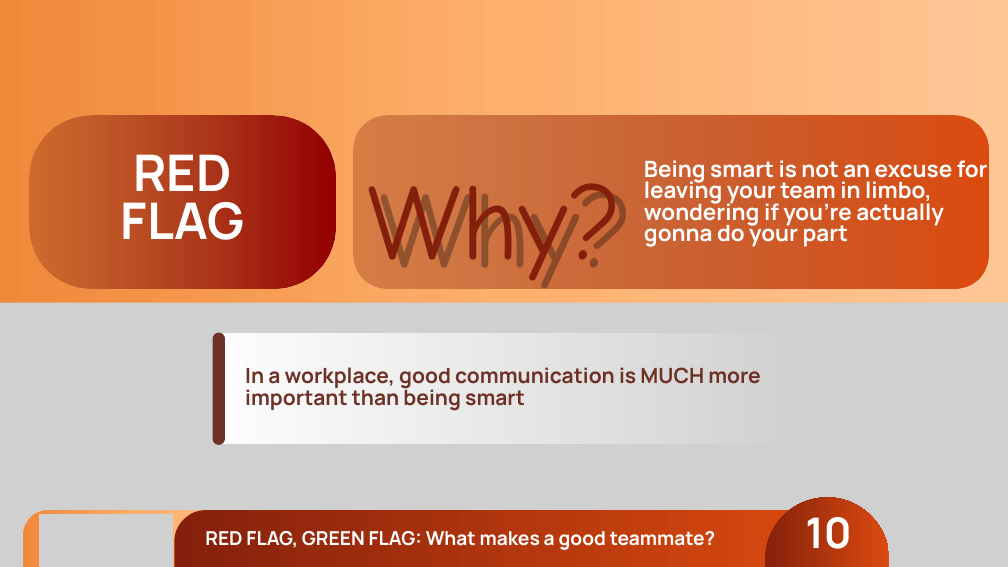
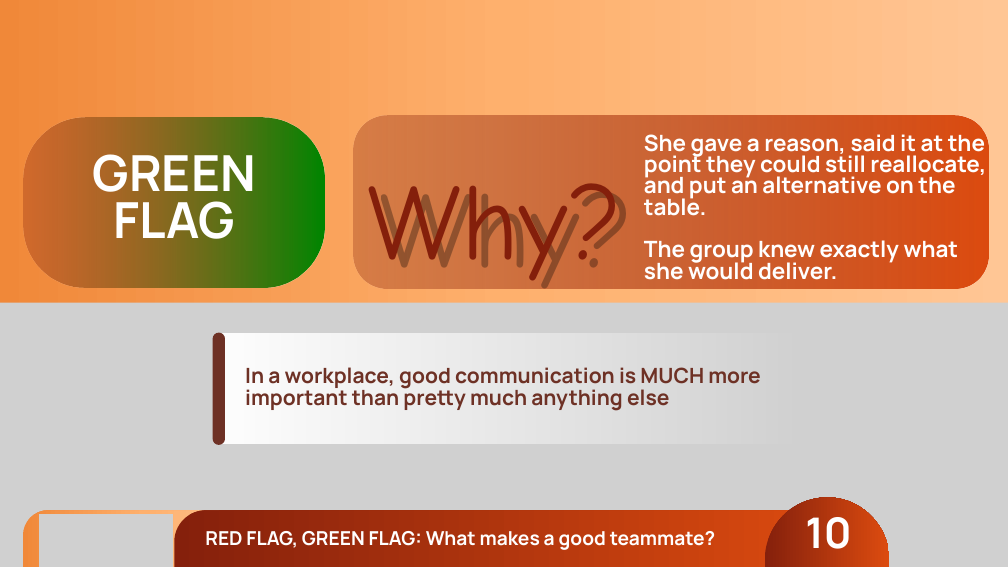
Before and after one commit to joetherockhey/Class-Allocation, a slide deck: slide 11 of assets/red-flag-green-flag.pptx. Drawn at 1008x567 pixels with LibreOffice and Linux fonts; fonts in the diff are those of the drawing; grey boxes stand for pictures; background and template pictures are left out. Boxes give left, top, right and bottom in pixels: in the first picture for what was removed or moved away, otherwise in the second. Text is boxed around its words. In the diff, an @@ line names an element or a change of style, - is before the commit and + after.

```diff
--- a/assets/red-flag-green-flag.pptx
+++ b/assets/red-flag-green-flag.pptx
@@ freeform shape: place and size @@
-freeform shape at <box>29,115,336,288</box>
+freeform shape at <box>24,117,325,288</box>
@@ freeform shape at <box>24,117,325,288</box>: fill gradient #85200C to #940000 to gradient #85200C to #008601 @@
@@ text at <box>93,145,256,252</box>: text changed; size 72.1 to 71 pt @@
-RED FLAG
+GREEN FLAG
@@ text at <box>644,130,986,280</box>: text changed @@
-Being smart is not an excuse for leaving your team in limbo, wondering if you’re actually gonna do your part
+She gave a reason, said it at the point they could still reallocate, and put an alternative on the table.
+The group knew exactly what she would deliver.
@@ text at <box>245,367,760,411</box>: text changed @@
-In a workplace, good communication is MUCH more important than being smart
+In a workplace, good communication is MUCH more important than pretty much anything else
```
Also in this commit, not shown: 1 other slide changed, 4 slides removed.
